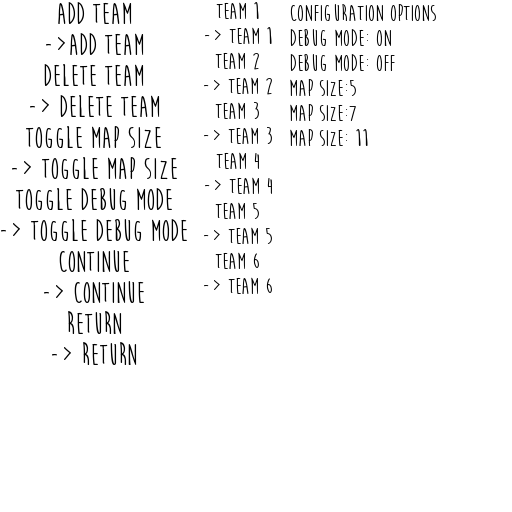
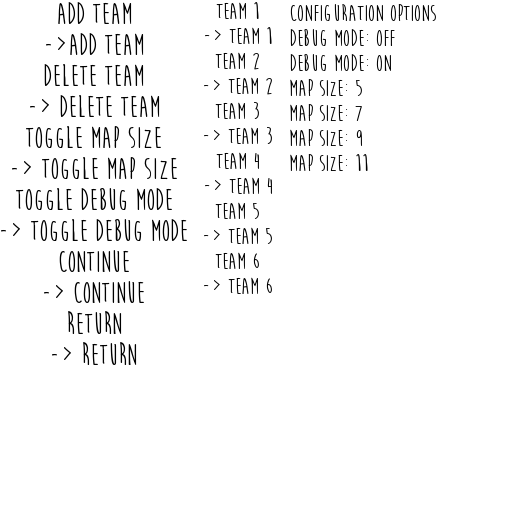
Two versions of the same layered image (512×512). Layer-by-layer changes:
painted on "configuration options ..." over left=290, top=30, right=395, bottom=172
